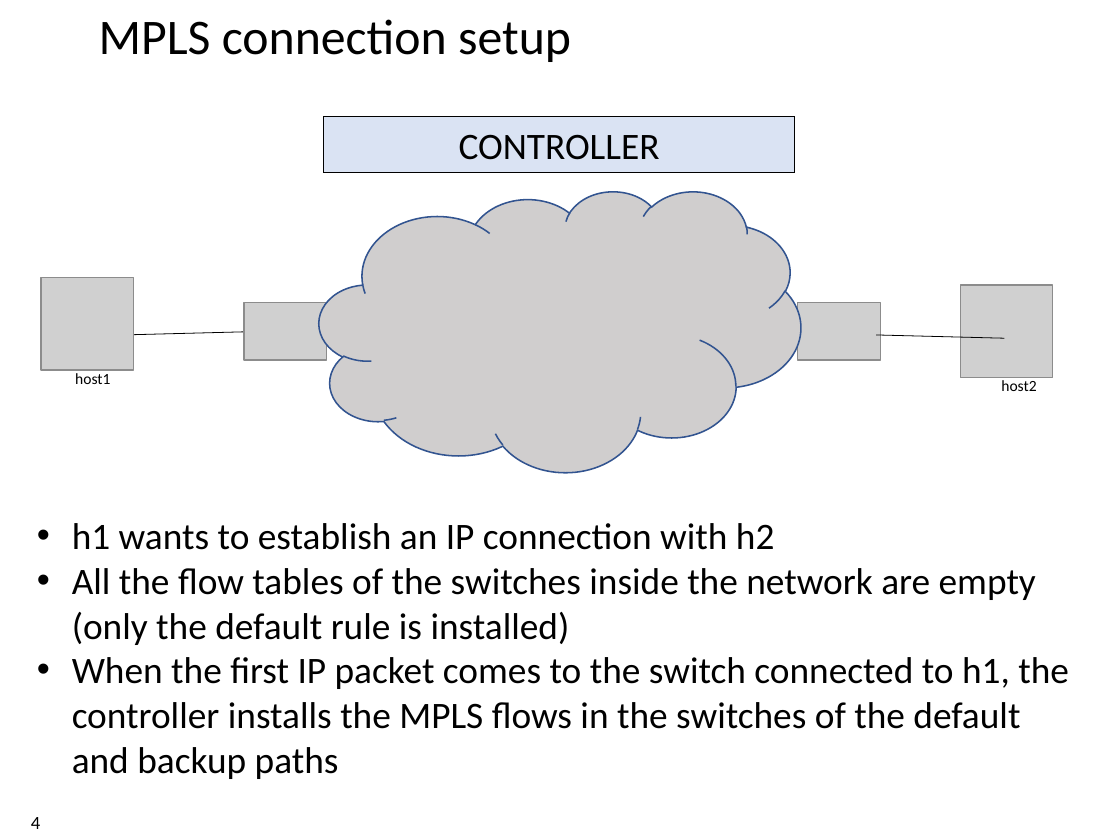
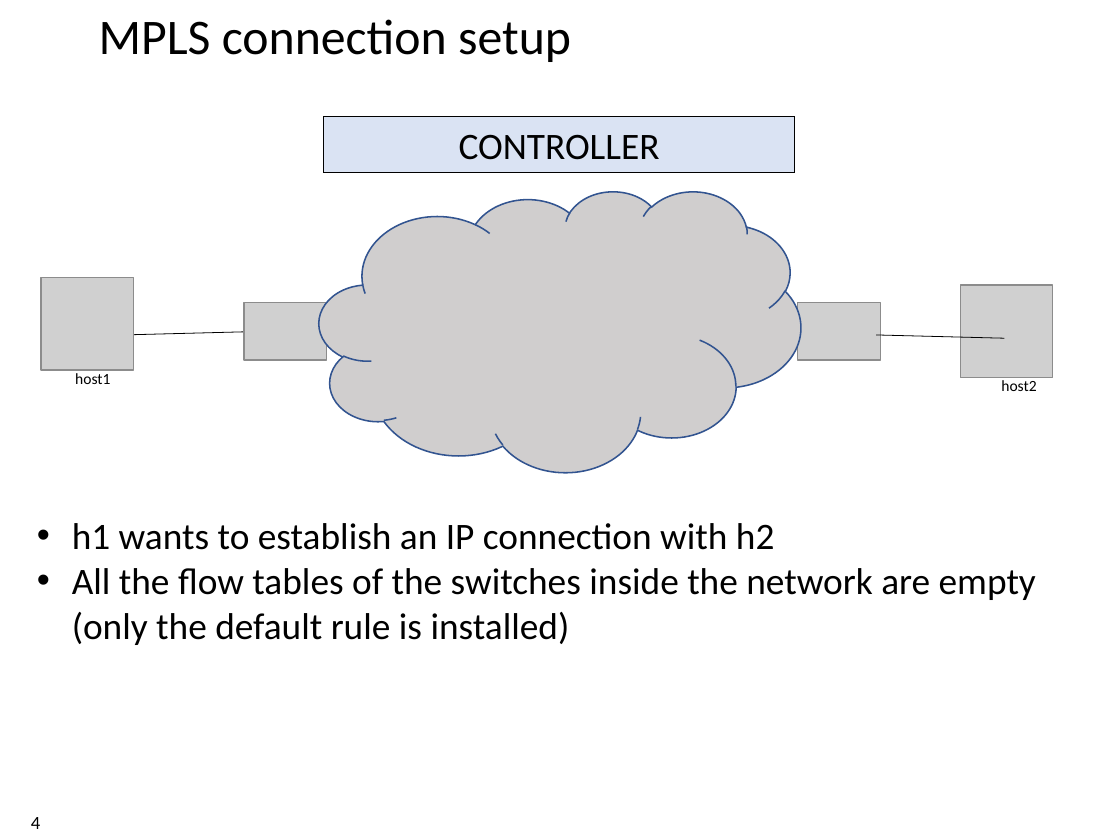
Before and after one commit to xdl907/switching-and-routing-project, a slide deck: slide 4 of template_project_exam__1_.pptx. Drawn at 1120x840 pixels with LibreOffice and Linux fonts; fonts in the diff are those of the drawing; grey boxes stand for pictures; background and template pictures are left out. Boxes give left, top, right and bottom in pixels: in the first picture for what was removed or moved away, otherwise in the second. Text is boxed around its words. In the diff, an @@ line names an element or a change of style, - is before the commit and + after.

```diff
--- a/template_project_exam__1_.pptx
+++ b/template_project_exam__1_.pptx
@@ text at (72,657,1069,779): paragraph removed @@
-• When the first IP packet comes to the switch connected to h1, the controller installs the MPLS flows in the switches of the default and backup paths
```
Also in this commit, not shown: 5 other slides changed, 1 slide added, 1 slide removed.
